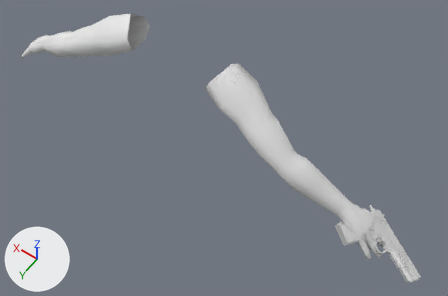
Two versions of the glTF model prototype/models/fps_viewmodel.glb, one commit apart.
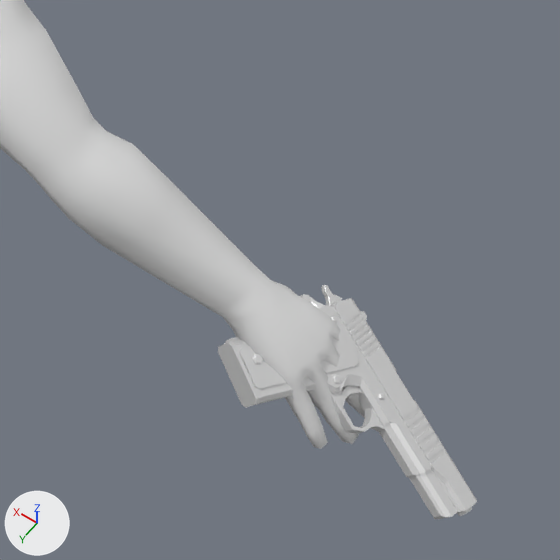
Each version appears first whole from a camera (50 mm lens) standing at (-0.983, 1.152, 2.998) and looking at (-0.212, 0.073, 1.303), and next in a close-up on the part from 59% to 100% of the width and 38% to 100% of the height. Arrows for +X, +Y and +Z are at lower left; the lights stay in place. The last two pictures show the newer version.

Objects in the first close-up: 'ArmsMesh', 'Pistol_E_BarrelGuard', 'Pistol_E_Mag', 'Pistol_E_Receiver' and 2 more.
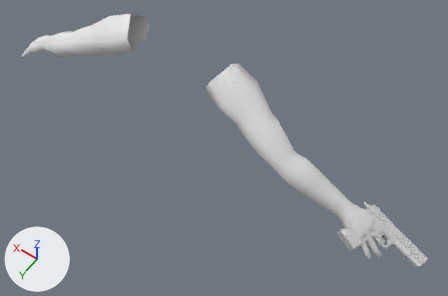
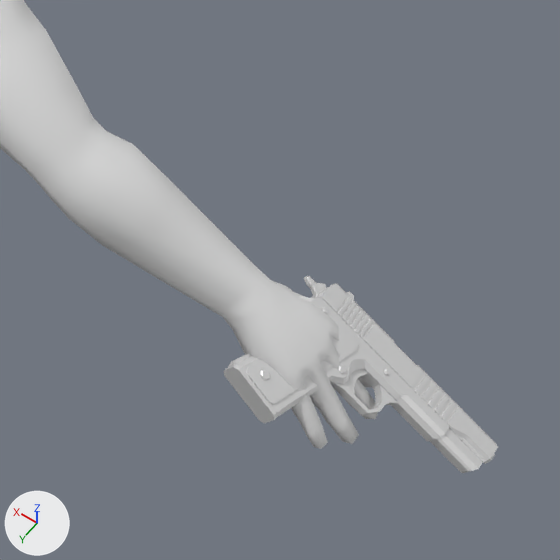
ob_m1911 is not drawn itself; it is the parent of ob_node_26.

Location of each change, (x1, y1, x2, y2) in pixels of the close-ups (560 x 560 px):
'Pistol_E_BarrelGuard', moved, turned
    before: (332, 298, 477, 519)
    after: (310, 283, 498, 473)
'Pistol_E_Receiver', moved, turned
    before: (224, 294, 432, 477)
    after: (228, 292, 450, 441)
'Pistol_E_Mag', moved, turned
    before: (218, 341, 259, 408)
    after: (224, 365, 277, 423)
'Pistol_E_Bolt', moved, turned
    before: (321, 285, 342, 306)
    after: (304, 276, 326, 299)
'Pistol_E_Trigger', moved, turned
    before: (341, 386, 362, 407)
    after: (350, 369, 368, 394)
'Pistol_E_Barrel', moved, turned
    before: (458, 507, 472, 516)
    after: (483, 454, 495, 464)

The change in detail:
Object 'm1911' (ob_m1911) moves from (-0.801, 0.023, 1.215) to (-0.795, 0.00421, 1.218).
Object 'm1911' (ob_m1911) turns from (104, 63, -4.4) to (88, 63, -4.4) degrees about x, y and z.
